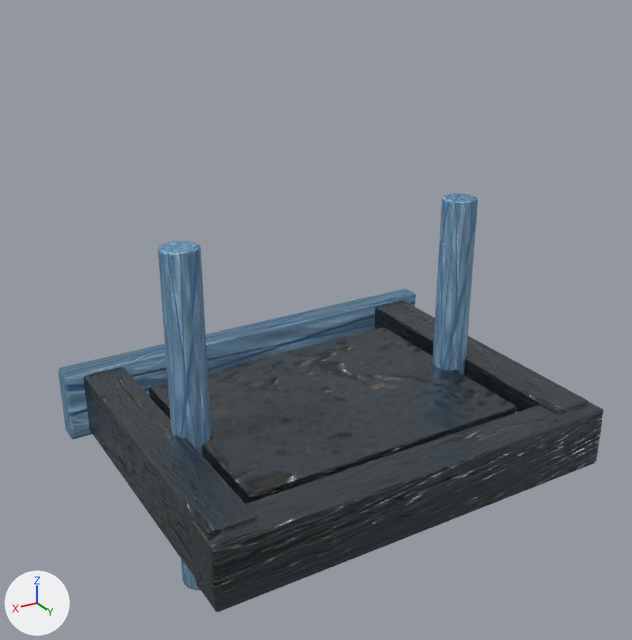
A saved change to the glTF model assets/world/aetherfall/phase2/cryo_bulkhead.glb.
The view is the same before and after, from a camera (50 mm lens) standing at (6.25, 12.68, 6.68) and looking at (0.01, 2.28, 1.48). The axes (+X, +Y, +Z) are drawn at lower left. The lights are the same throughout. The picture after the commit comes second. Where no turn or scale is listed for an object, it has been applied to the vertices. Vertices at exactly the same position are counted once.

Names of what the first picture shows: 'BulkheadCore', 'BulkheadCrossbar', 'BulkheadFoot', 'BulkheadPillar_-2.75', 'BulkheadPillar_2.75', 'BulkheadPipe_-2.75', 'BulkheadPipe_2.75'.
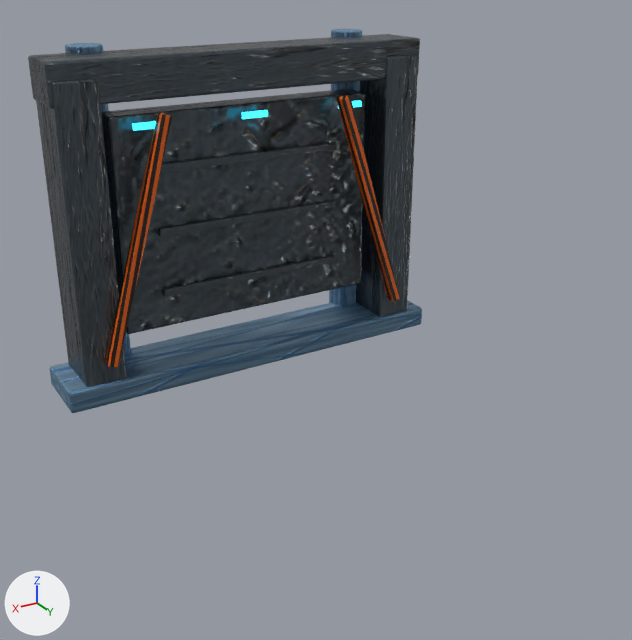
Where the newer file only moved an object's origin or applied its transform, the numbers keep the older frame.

Edits to the bpy script that builds the scene:
```text
Change me_cube_023:
    remove me_cube_023.from_pydata(...)  # 56 vertices, 108 faces; spans x -0.65..0.65, y -1.88..1.88, z -0.1..0.1
    add me_cube_023.from_pydata(...)  # 56 vertices, 108 faces; spans x -0.65..0.65, y -2.07..-1.87, z 1.25..5.01
    me_cube_023 part 1: the whole mesh is turned 90 degrees about the x axis through its middle, then moved by (0.0, -1.97, 3.13)
Change me_cube_024:
    remove me_cube_024.from_pydata(...)  # 56 vertices, 108 faces; spans x -0.65..0.65, y -1.88..1.88, z -0.1..0.1
    add me_cube_024.from_pydata(...)  # 56 vertices, 108 faces; spans x -0.65..0.65, y -2.07..-1.87, z 1.25..5.01
    me_cube_024 part 2: the whole mesh is turned 90 degrees about the x axis through its middle, then moved by (0.0, -1.97, 3.13)
Change me_cube_016:
    remove me_cube_016.from_pydata(...)  # 56 vertices, 108 faces; spans x -2.24..2.24, y -1.73..1.73, z -0.26..0.26
    add me_cube_016.from_pydata(...)  # 56 vertices, 108 faces; spans x -2.24..2.24, y -0.26..0.26, z -1.73..1.73
    me_cube_016 part 3: the whole mesh is turned 90 degrees about the x axis through its middle
Change me_cube_015:
    remove me_cube_015.from_pydata(...)  # 56 vertices, 108 faces; spans x -3.12..3.12, y -0.31..0.31, z -0.46..0.46
    add me_cube_015.from_pydata(...)  # 56 vertices, 108 faces; spans x -3.12..3.12, y -0.46..0.46, z -0.31..0.31
    me_cube_015 part 4: the whole mesh is turned 90 degrees about the x axis through its middle
Change me_cube_012:
    remove me_cube_012.from_pydata(...)  # 56 vertices, 108 faces; spans x -3.38..3.38, y -0.18..0.18, z -0.57..0.57
    add me_cube_012.from_pydata(...)  # 56 vertices, 108 faces; spans x -3.38..3.38, y -0.57..0.57, z -0.18..0.18
    me_cube_012 part 5: the whole mesh is turned 90 degrees about the x axis through its middle
Change me_cube_013:
    remove me_cube_013.from_pydata(...)  # 56 vertices, 108 faces; spans x -0.32..0.32, y -2.42..2.42, z -0.5..0.5
    add me_cube_013.from_pydata(...)  # 56 vertices, 108 faces; spans x -0.32..0.32, y -0.5..0.5, z -2.42..2.42
    me_cube_013 part 6: the whole mesh is turned 90 degrees about the x axis through its middle
Change me_cube_014:
    remove me_cube_014.from_pydata(...)  # 56 vertices, 108 faces; spans x -0.32..0.32, y -2.42..2.42, z -0.5..0.5
    add me_cube_014.from_pydata(...)  # 56 vertices, 108 faces; spans x -0.32..0.32, y -0.5..0.5, z -2.42..2.42
    me_cube_014 part 7: the whole mesh is turned 90 degrees about the x axis through its middle
Change me_cylinder_005:
    remove me_cylinder_005.from_pydata(...)  # 96 vertices, 188 faces; spans x -0.27..0.27, y -0.27..0.27, z -2.62..2.62
    add me_cylinder_005.from_pydata(...)  # 96 vertices, 188 faces; spans x -0.27..0.27, y -3.49..-2.95, z -0.45..4.81
    me_cylinder_005 part 8: the whole mesh is turned -180 degrees about the x axis through its middle, then moved by (0.0, -3.22, 2.18)
Change me_cylinder_006:
    remove me_cylinder_006.from_pydata(...)  # 96 vertices, 188 faces; spans x -0.27..0.27, y -0.27..0.27, z -2.62..2.62
    add me_cylinder_006.from_pydata(...)  # 96 vertices, 188 faces; spans x -0.27..0.27, y -3.49..-2.95, z -0.45..4.81
    me_cylinder_006 part 9: the whole mesh is turned -180 degrees about the x axis through its middle, then moved by (0.0, -3.22, 2.18)
Change ob_bulkheadcore:
    ob_bulkheadcore.location: (0.0, 2.65, 0.1) -> (0.0, -0.1, 2.65)
Change ob_bulkheadcrossbar:
    ob_bulkheadcrossbar.location: (0.0, 4.92, 0.0) -> (0.0, 0.0, 4.92)
Change ob_bulkheadfoot:
    ob_bulkheadfoot.location: (0.0, 0.18, 0.0) -> (0.0, 0.0, 0.18)
Change ob_bulkheadlight__1_75:
    ob_bulkheadlight__1_75.location: (-1.75, 4.25, -0.43) -> (-1.75, 0.43, 4.25)
Change ob_bulkheadlight_0:
    ob_bulkheadlight_0.location: (0.0, 4.25, -0.43) -> (0.0, 0.43, 4.25)
Change ob_bulkheadlight_1_75:
    ob_bulkheadlight_1_75.location: (1.75, 4.25, -0.43) -> (1.75, 0.43, 4.25)
Change ob_bulkheadpillar__2_75:
    ob_bulkheadpillar__2_75.location: (-2.75, 2.55, 0.0) -> (-2.75, 0.0, 2.55)
Change ob_bulkheadpillar_2_75:
    ob_bulkheadpillar_2_75.location: (2.75, 2.55, 0.0) -> (2.75, 0.0, 2.55)
Change ob_bulkheadvent_1_55:
    ob_bulkheadvent_1_55.location: (0.0, 1.55, -0.22) -> (0.0, 0.22, 1.55)
Change ob_bulkheadvent_2_55:
    ob_bulkheadvent_2_55.location: (0.0, 2.55, -0.22) -> (0.0, 0.22, 2.55)
Change ob_bulkheadvent_3_55:
    ob_bulkheadvent_3_55.location: (0.0, 3.55, -0.22) -> (0.0, 0.22, 3.55)
```

Where the change shows, as pixel boxes [x1, y1, x2, y2] in the pictures (632 x 640 px):
'BulkheadCore', turned: before [149, 327, 517, 504]; after [101, 89, 365, 334]
'BulkheadCrossbar', turned: before [192, 401, 604, 612]; after [28, 34, 420, 109]
'BulkheadPillar_2.75', turned: before [84, 367, 256, 577]; after [36, 78, 126, 387]
'BulkheadPillar_-2.75', turned: before [375, 300, 589, 414]; after [356, 54, 418, 316]
'BulkheadFoot', turned: before [58, 289, 416, 439]; after [50, 301, 422, 413]
'BulkheadPipe_2.75', moved, turned: before [158, 241, 211, 590]; after [65, 43, 131, 356]
'BulkheadPipe_-2.75', moved, turned: before [433, 193, 478, 374]; after [329, 29, 362, 305]
'BulkheadBrace_2.1', turned (not visible before): after [105, 113, 173, 367]
'BulkheadBrace_-2.1', turned (not visible before): after [336, 95, 400, 302]
'BulkheadVent_3.55', moved (not visible before): after [161, 142, 337, 173]
'BulkheadVent_2.55', moved (not visible before): after [158, 200, 336, 237]
'BulkheadVent_1.55', moved (not visible before): after [163, 255, 336, 297]
'BulkheadLight_0', moved (not visible before): after [242, 110, 268, 119]
'BulkheadLight_1.75', moved (not visible before): after [132, 121, 156, 131]
'BulkheadLight_-1.75', moved (not visible before): after [338, 100, 362, 109]
